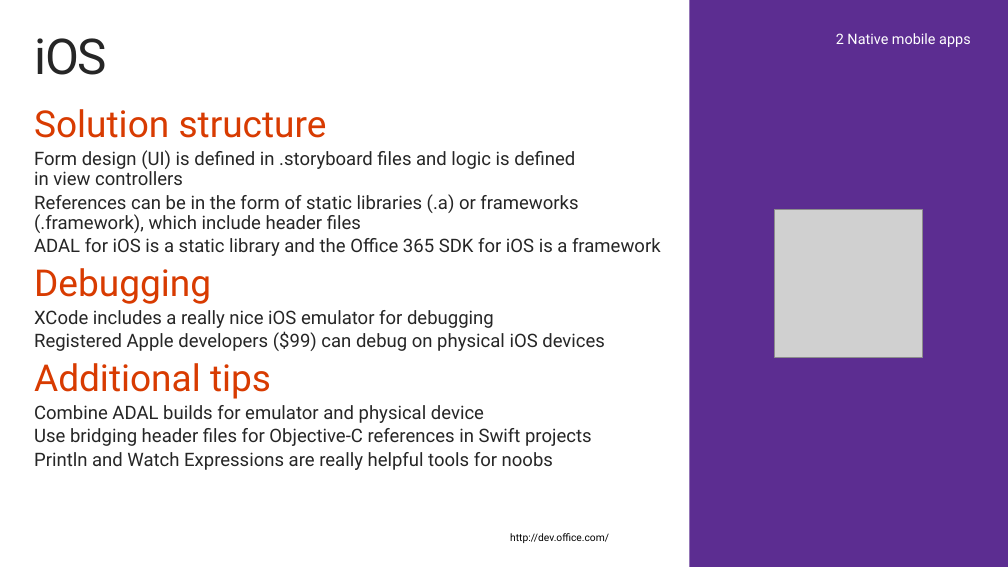
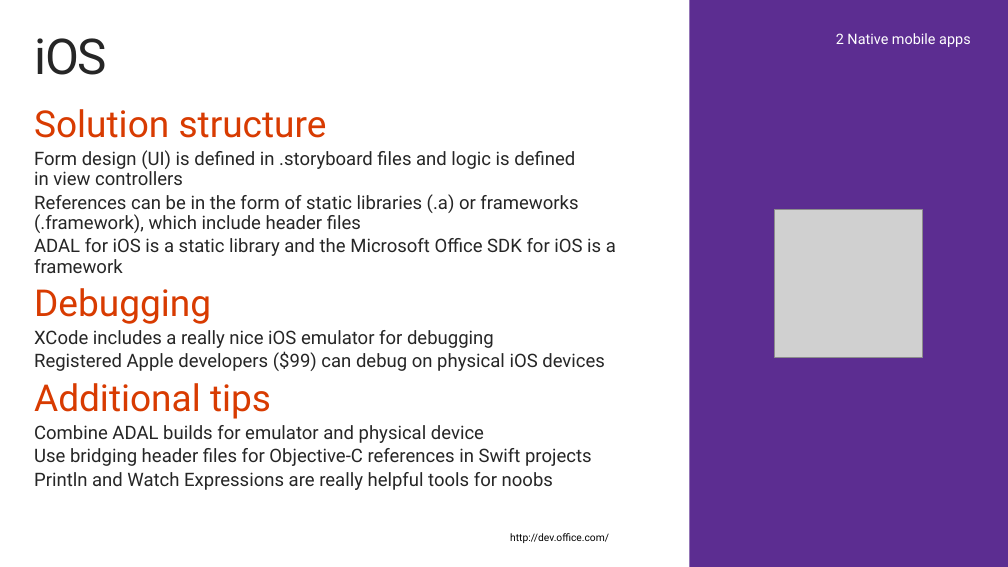
Before and after one commit to OfficeDev/TrainingContent, a slide deck: slide 16 of O3651/O3651-6 Mobile/O3651-6 Getting started with Mobile Development with Office 365.pptx (slide 17 before the commit). Drawn at 1008x567 pixels with LibreOffice and Linux fonts; fonts in the diff are those of the drawing; grey boxes stand for pictures; background and template pictures are left out. Boxes give left, top, right and bottom in pixels: in the first picture for what was removed or moved away, otherwise in the second. Text is boxed around its words. In the diff, an @@ line names an element or a change of style, - is before the commit and + after.

```diff
--- a/O3651/O3651-6 Mobile/O3651-6 Getting started with Mobile Development with Office 365.pptx
+++ b/O3651/O3651-6 Mobile/O3651-6 Getting started with Mobile Development with Office 365.pptx
@@ text at [34,238,616,273]: text changed @@
-  ADAL for iOS is a static library and the Office 365 SDK for iOS is a framework
+  ADAL for iOS is a static library and the Microsoft Office SDK for iOS is a framework
```
Also in this commit, not shown: 5 other slides changed, 1 slide removed, 1 other file.
